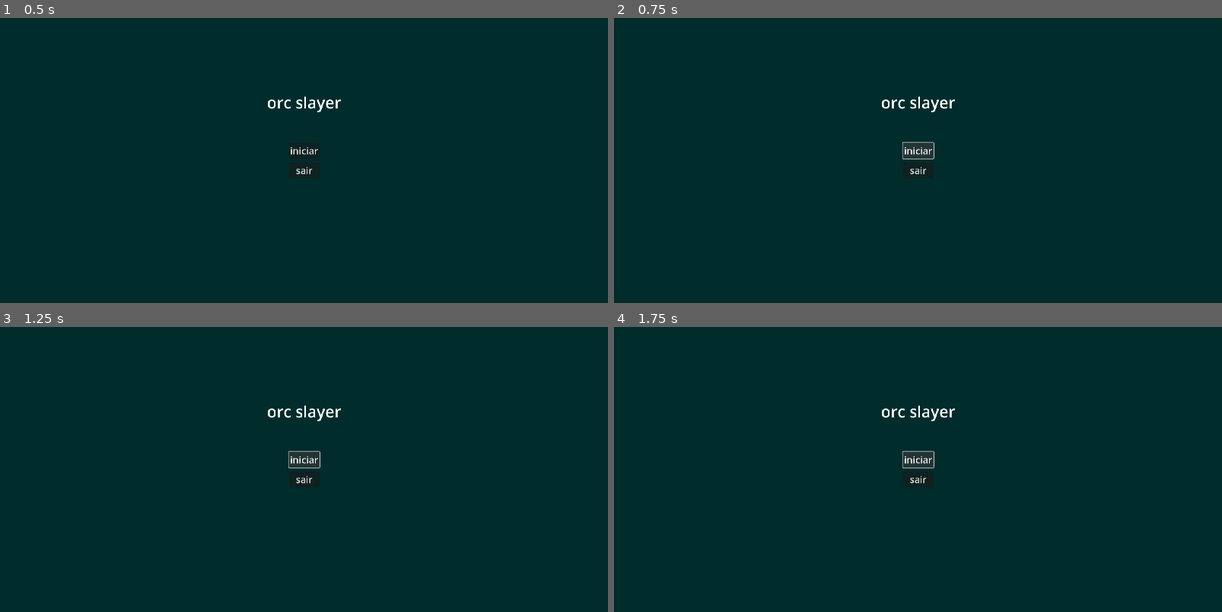
Above: before the commit, frames 1-4 (two rows, left to right).
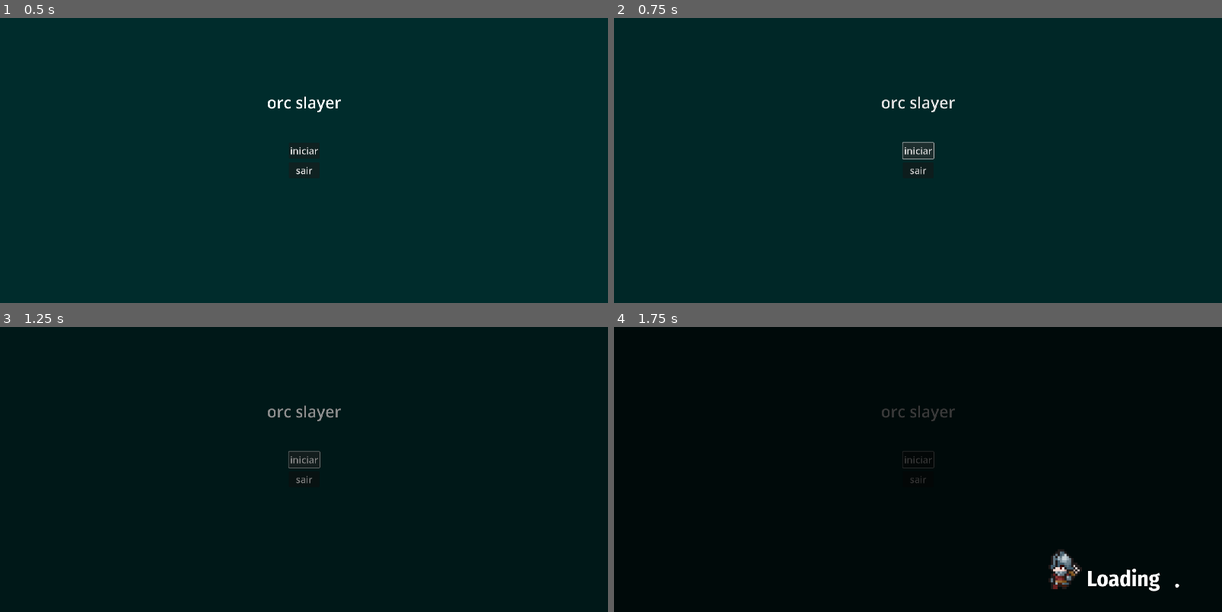
Above: after the commit, the same moments.

Repository: VINYCIU51/ORC_SLAYER
Game: Godot game, scene res://scenes/interface/main_menu.tscn
Two runs of this game, one before a commit and one after it. Both use one fixed random seed, a clock stepped at 60 frames per second and the inputs below.
Inputs:
- Up to frame 1 (0.5 s): no input
- Up to frame 2 (0.75 s): click "iniciar" at 0.5 s
- Up to frame 3 (1.25 s): no input
- Up to frame 4 (1.75 s): click "iniciar" at 1.25 s

Frame 1 is identical in both runs. In frame 2, 0.1% of the frame differs, in the area x 44-57%, y 27-55%; in frame 3, 0.3%; in frame 4, 100%, in the area x 0-100%, y 0-100%.
Error before the commit: Parse Error: Identifier "PlayerInterface" not declared in the current scope. (res://script/globals/transition.gd:17)

Commit message:
interface adicionada como global

Diff:
--- a/project.godot
+++ b/project.godot
@@ -22,6 +22,8 @@
 Transition="*res://script/globals/transition.gd"
 LoadingScreen="*res://scenes/others/loading_screen.tscn"
 PauseMenu="*res://scenes/interface/pause_menu.tscn"
+PlayerInterface="*res://scenes/interface/player_interface.tscn"
+Utils="*res://scenes/others/Utils.tscn"
 
 [display]
 
@@ -33,6 +35,7 @@
 enemies=""
 enemies_attacks=""
 enemies_projectiles=""
+player=""
 
 [input]
 
